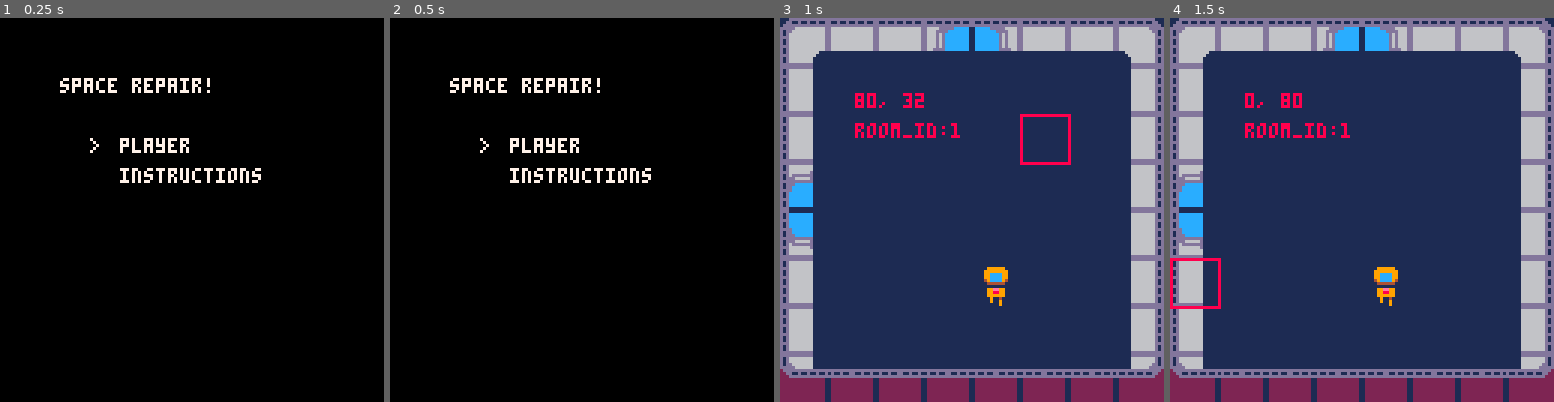
Above: before the commit, frames 1-4 (left to right).
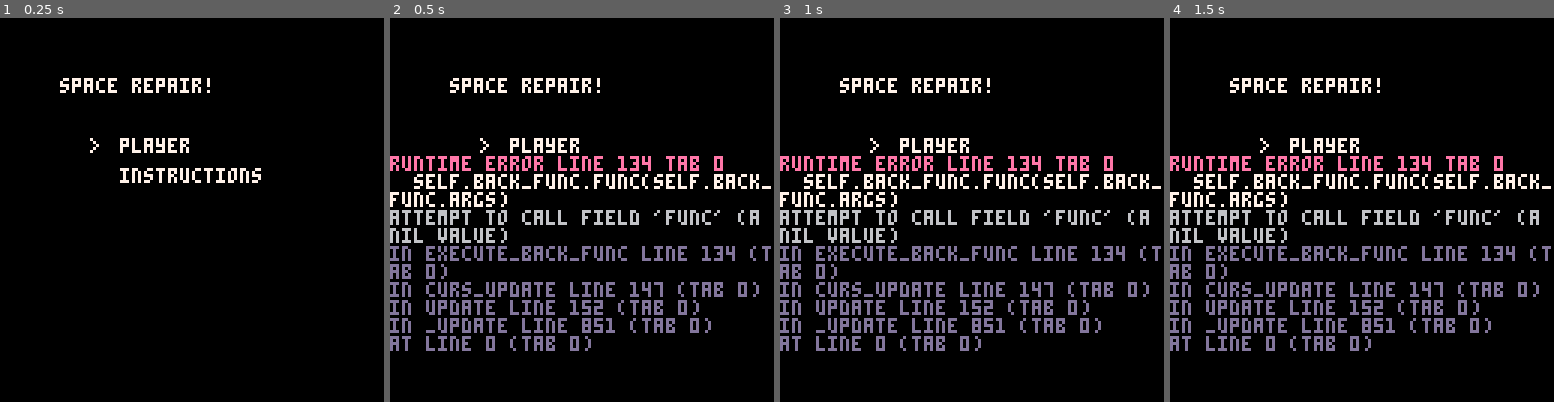
Above: after the commit, the same moments.

Repository: andrewgrewell/GGJ2020
Game: PICO-8 cartridge space_repair.p8
Two runs of this game, one before a commit and one after it. Both use one fixed random seed, a clock stepped at 60 frames per second and the inputs below.
Inputs (mouse positions are in pixels of both pictures, inside the frame that each line leads up to):
- Up to frame 1 (0.25 s): no input
- Up to frame 2 (0.5 s): tap X (X key) at 0.33 s
- Up to frame 3 (1 s): click (1060, 121) at 0.67 s; tap O (Z key) at 0.7 s
- Up to frame 4 (1.5 s): tap X (X key) at 1.07 s; click (1216, 267) at 1.22 s

Frame 1 is identical in both runs. In frame 2, 12% of the frame differs, in the area x 0-100%, y 35-87%; in frame 3, 100%; in frame 4, 100%, in the area x 0-100%, y 0-100%.
Error after the commit: runtime error line 134 tab 0; self.back_func.func(self.back_func.args); attempt to call field 'func' (a nil value)

Commit message:
working instructions

Diff:
--- a/space_repair.p8
+++ b/space_repair.p8
@@ -1,6 +1,9 @@
 pico-8 cartridge // http://www.pico-8.com
 version 18
 __lua__
+--trek support
+--andrew grewell, pete soloway, ryan saul
+
 function _init()
   load_ships()
   title_init()
@@ -102,6 +105,7 @@
   --set props
   curs=1,
   choices={},
+  back_func={},
   x=40,
   y=30,
   spc=10,
@@ -123,6 +127,14 @@
  function m:execute_choice()
   local choice=self.choices[self.curs]
   choice.func(choice.args)
+ end
+
+ function m:set_back_func(name,func,args)
+  self.back_func={name=name,func=func,args=args}
+ end
+
+ function m:execute_back_func()
+  self.back_func.func(self.back_func.args)
  end
 
  function m:curs_update()
@@ -134,7 +146,8 @@
     if btnp(2) and self.curs>1 then self.curs-=1
     elseif btnp(3) and self.curs<#self.choices then self.curs+=1 end
    end
-   if btnp(4) then self:execute_choice() end
+   if btnp(4) and #self.choices>0 then self:execute_choice() end
+   if btnp(5) then self:execute_back_func() end
   end
  end
 
@@ -185,6 +198,10 @@
  end
 end
 
+function change_to_ships_inst()
+ inst_menu.state=SHIP_ST
+end
+
 function inst_menu_init()
  SHIP_ST=1
  ROOM_ST=2
@@ -192,26 +209,30 @@
  inst_menu={
   state=SHIP_ST,
   selected_ship=1,
+  selected_room=1,
   ships_menu={},
   ship_room_menus={}
  }
 
  inst_menu.ships_menu=ships_instructions_init()
  for i=1,#ships do
-  add(inst_menu.ship_room_menus,ship_rooms_instructions_init(ships[i]))
+  local fixes={}
   for i=1,#ships[i].rooms do
-   fixes_instructions_init(ships[i].rooms[i])
-  end
+   add(fixes,fixes_instructions_init(ships[i].rooms[i]))
+  end
+  add(inst_menu.ship_room_menus,{menu=ship_rooms_instructions_init(ships[i]),fixes=fixes})
  end
 
  function inst_menu:update()
   if self.state==SHIP_ST then self.ships_menu:update()
-  elseif self.state==ROOM_ST then self.ship_room_menus[self.selected_ship]:update() end
+  elseif self.state==ROOM_ST then self.ship_room_menus[self.selected_ship].menu:update()
+  elseif self.state==FIXR_ST then self.ship_room_menus[self.selected_ship].fixes[self.selected_room]:update() end
  end
 
  function inst_menu:draw()
   if self.state==SHIP_ST then self.ships_menu:draw()
-  elseif self.state==ROOM_ST then self.ship_room_menus[self.selected_ship]:draw() end
+  elseif self.state==ROOM_ST then self.ship_room_menus[self.selected_ship].menu:draw()
+  elseif self.state==FIXR_ST then self.ship_room_menus[self.selected_ship].fixes[self.selected_room]:draw() end
  end
 end
 
@@ -227,16 +248,13 @@
  for i=1,#ships do
   ship_inst:add_choice("ship "..i,change_to_rooms_inst,i)
  end
+ ship_inst:set_back_func("back",inst_menu_init)
 
  function ship_inst:draw()
   self:draw_left_right_arrows()
   ships[self.curs]:draw_ship_diagram()
  end
  return ship_inst
-end
-
-function change_to_fix_inst(machine)
-
 end
 
 function ship_rooms_instructions_init(ship)
@@ -244,8 +262,9 @@
  room_inst.paging=true
  room_inst.col=11
  for i=1,#ship.rooms do
-  room_inst:add_choice("room "..i,change_to_fix_inst,{ship.rooms[i].machine})
- end
+  room_inst:add_choice("room "..i,change_to_fix_inst,i)
+ end
+ room_inst:set_back_func("back",change_to_ships_inst)
 
  function room_inst:draw()
   print(self.curs,64,64,self.col)
@@ -253,8 +272,21 @@
  return room_inst
 end
 
-function fixes_instructions_init()
-
+function change_to_fix_inst(room)
+ inst_menu.state=FIXR_ST
+ inst_menu.selected_room=room
+end
+
+function fixes_instructions_init(machine)
+ local fix_inst=menu()
+ fix_inst.paging=true
+ fix_inst.col=11
+ fix_inst:set_back_func("back",change_to_rooms_inst,inst_menu.selected_ship)
+
+ function fix_inst:draw()
+  print("fix here",64,64,self.col)
+ end
+ return fix_inst
 end
 
 function input(text,maxi)
